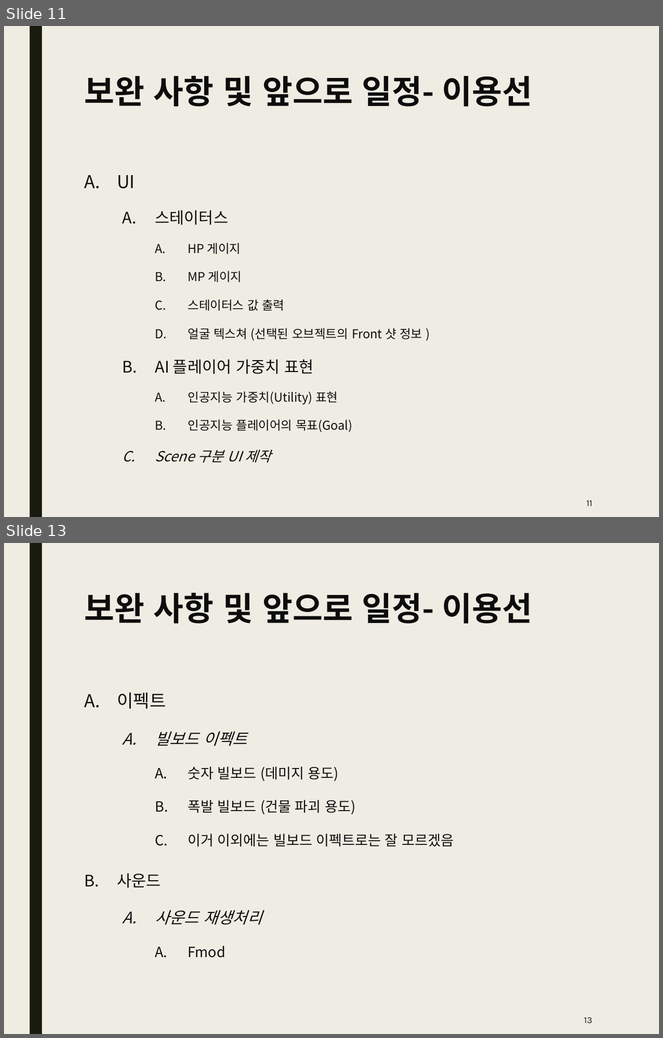
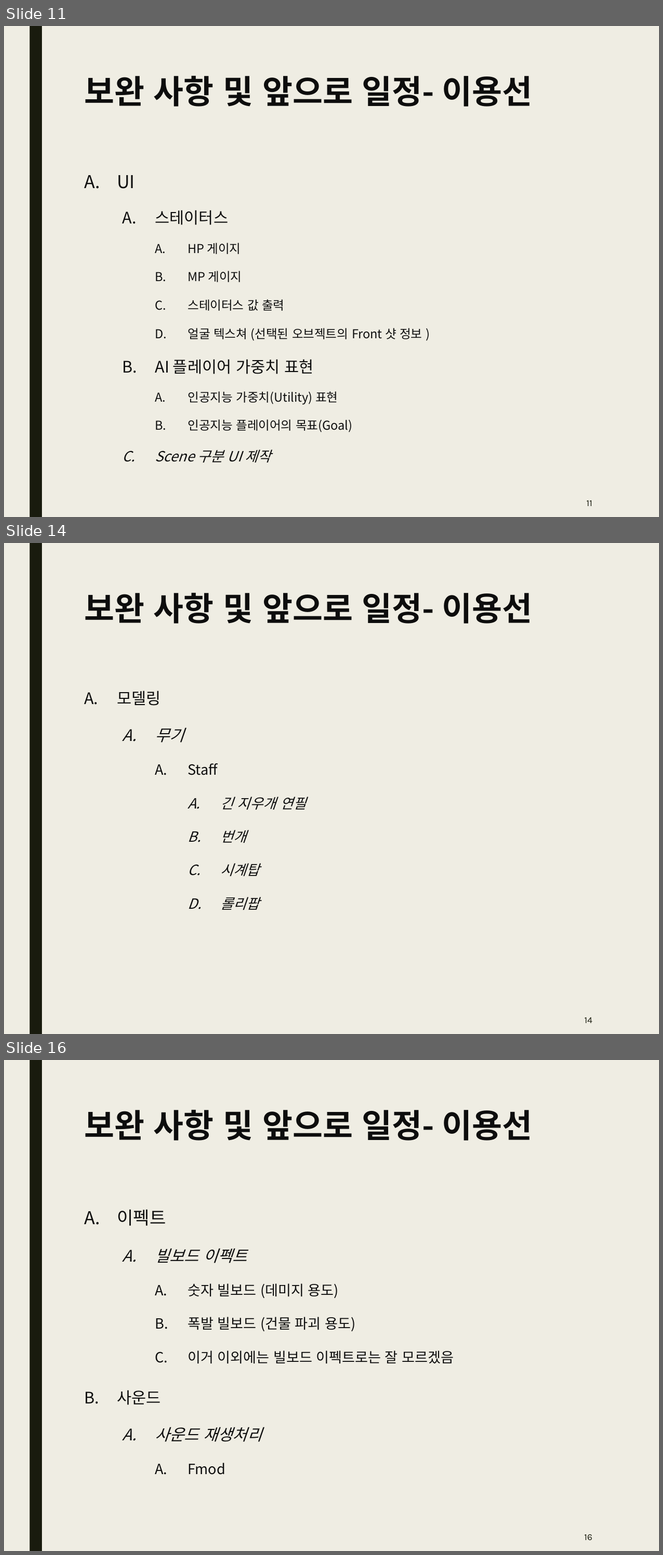
Before and after one commit to Kim2Kang/Documents, a slide deck: 진행사항.pptx. Shown one above the other, each under a label of ours: slides 11 and 13 before the commit, slides 11, 14 and 16 after it; the slides between them are not shown. The pictures are 663x1038 and 663x1555 pixels, drawn with LibreOffice and Linux fonts; fonts in the diff are those of the drawing. Boxes give left, top, right and bottom in pixels: in the first picture for what was removed or moved away, otherwise in the second. Text is boxed around its words. In the diff, an @@ line names an element or a change of style, - is before the commit and + after.

Commit message:
진행사항 업로드
진행사항 업로드

```diff
--- a/진행사항.pptx
+++ b/진행사항.pptx
@@ slide 14 added at <box>4,543,659,1034</box>, background #EFEDE3; not listed: 1 template element that a slide beside it also shows @@
@@ title added at <box>84,593,532,624</box>, 36 pt, text #0D0D0D, bold @@
+보완 사항 및 앞으로 일정- 이용선
@@ text added at <box>117,691,306,910</box>, 15.5 pt, text #0D0D0D, italic @@
+A. 모델링
+  A. 무기
+    A. Staff
+      A. 긴 지우개 연필
+      B. 번개
+      C. 시계탑
+      D. 롤리팝
@@ page number added at <box>584,1018,593,1023</box>, 10 pt, text #191B0E @@
+14
@@ what was slide 13 is now slide 16 @@
@@ page number at <box>584,1535,593,1540</box>: text changed @@
-13
+16
```
Also in this commit, not shown: 2 slides changed, 2 other slides added.
